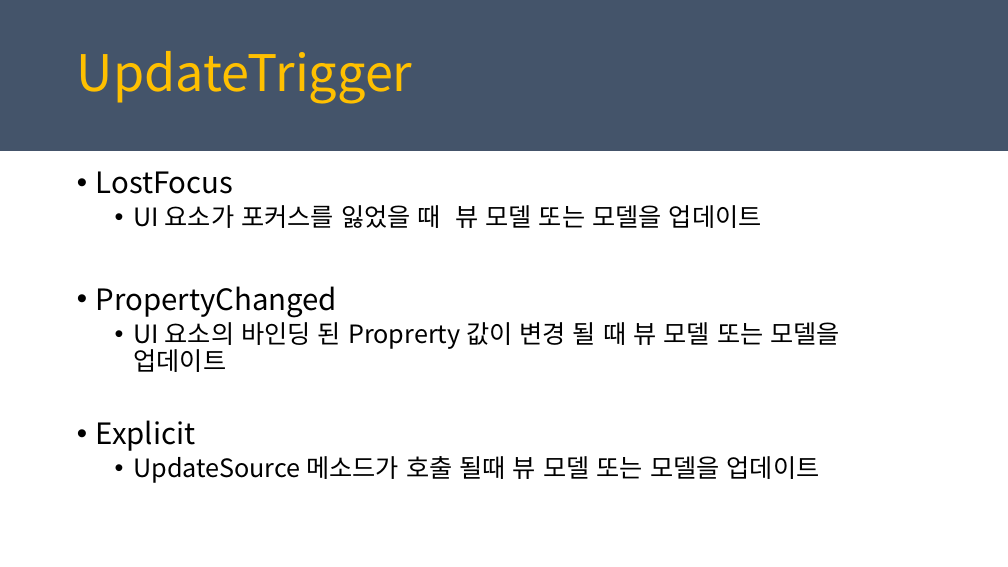
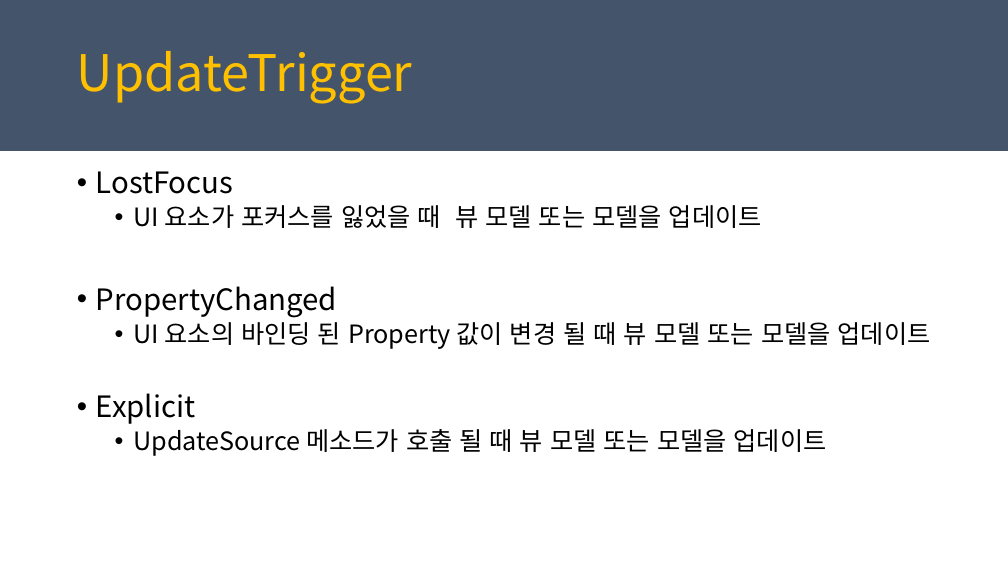
Before and after one commit to juniair/Summary-PPT, a slide deck: slide 9 of PRISM_MVVM_사용.pptx. Drawn at 1008x567 pixels with LibreOffice and Linux fonts; fonts in the diff are those of the drawing. Boxes give left, top, right and bottom in pixels: in the first picture for what was removed or moved away, otherwise in the second. Text is boxed around its words. In the diff, an @@ line names an element or a change of style, - is before the commit and + after.

```diff
--- a/PRISM_MVVM_사용.pptx
+++ b/PRISM_MVVM_사용.pptx
@@ text at (134, 317, 931, 349): text changed @@
-  • UI 요소의 바인딩 된 Proprerty 값이 변경 될 때 뷰 모델 또는 모델을 업데이트
+  • UI 요소의 바인딩 된 Property 값이 변경 될 때 뷰 모델 또는 모델을 업데이트
@@ text at (134, 429, 827, 456): spaces changed @@
-  • UpdateSource 메소드가 호출 될때 뷰 모델 또는 모델을 업데이트
+  • UpdateSource 메소드가 호출 될 때 뷰 모델 또는 모델을 업데이트
```
Also in this commit, not shown: 4 other slides changed, 2 slides removed, 19 other files.
